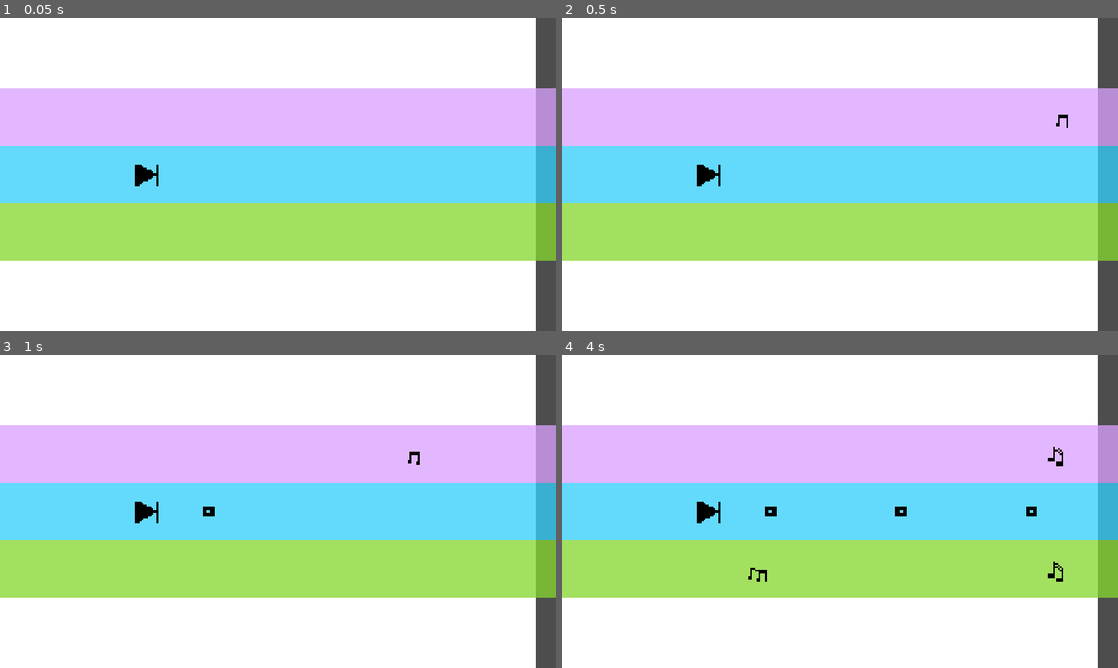
Above: before the commit, frames 1-4 (two rows, left to right).
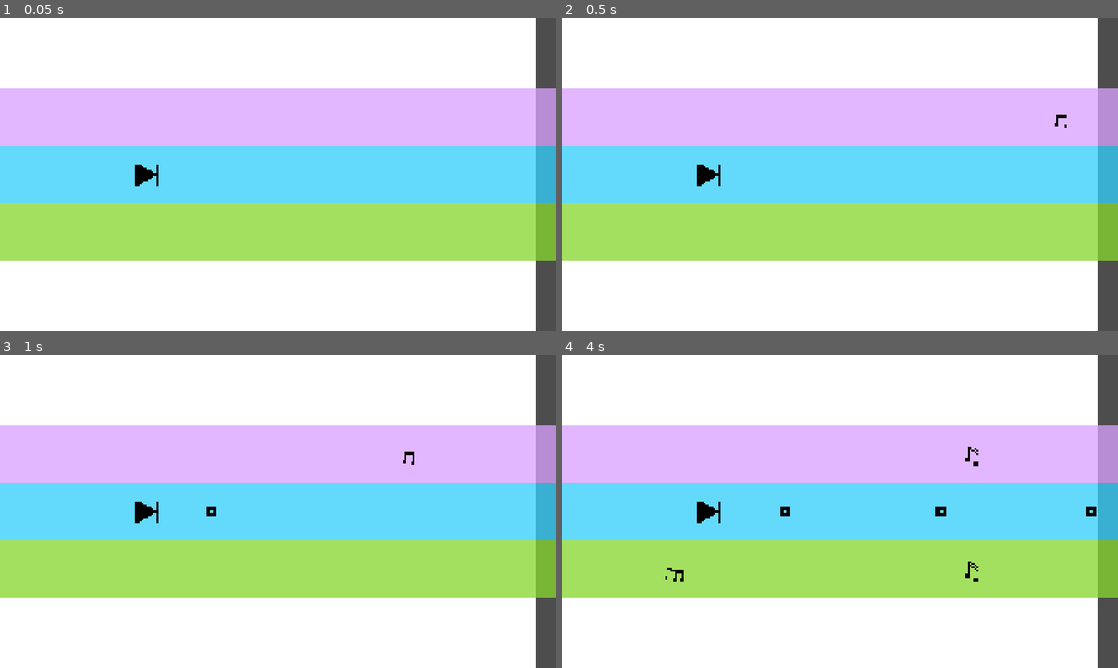
Above: after the commit, the same moments.

Repository: chorwat2137/haven-2026
Game: Godot game, scene res://scenes/main.tscn
The game is run twice, just before and just after one commit, with the same random seed, the same clock (stepped at 60 frames per second) and the same inputs.
Inputs:
- Up to frame 1 (0.05 s): no input
- Up to frame 2 (0.5 s): no input
- Up to frame 3 (1 s): tap Enter (ui_accept) at 0.5, 0.77 s; hold Right (ui_right) from 0.53 s (still down); tap Space (shoot) at 0.6 s
- Up to frame 4 (4 s): tap Space (shoot) every 0.75 s from 1.35 to 3.6 s; tap Enter (ui_accept) at 1.52, 3.02, 3.77 s; release Right (ui_right) at 2.03 s; hold Left (ui_left) 2.03-2.78 s; hold Right (ui_right) from 2.78 s (still down)

Frame 1 is identical in both runs. In frame 2, less than 0.1% of the frame differs, in the area x 88-91%, y 30-36%; in frame 3, 0.1%; in frame 4, 0.7%, in the area x 18-97%, y 29-73%.

Commit message:
Automatic sync

Diff:
--- a/scripts/main.gd
+++ b/scripts/main.gd
@@ -48,9 +48,9 @@
 
 # Called every frame. 'delta' is the elapsed time since the previous frame.
 func _process(delta: float) -> void:
-	if cur_speed < MAX_SPEED:
-		cur_speed += 0.01
-	score += speed
+	if speed < MAX_SPEED:
+		speed += 0.01
+	score += cur_speed
 	$Player.position.x += speed * delta * 60
 	#$Spectrum.position.x = $Player.position.x - screen_size.x /2
 	$Linia.position.x = $Player.position.x - screen_size.x /2
@@ -105,12 +105,12 @@
 	$Player/Sprite2D.texture = load("res://gfx/player_back.png")
 	music.start_rewind()
 
-	speed = -START_SPEED*2
+	speed = -speed*2
 
 	await get_tree().create_timer(1.0).timeout
 
 	music.stop_rewind()
 
-	speed = START_SPEED
+	speed = speed
 	$Player/Sprite2D.texture = load("res://gfx/player_forward.png")
 	is_rewinding = false
